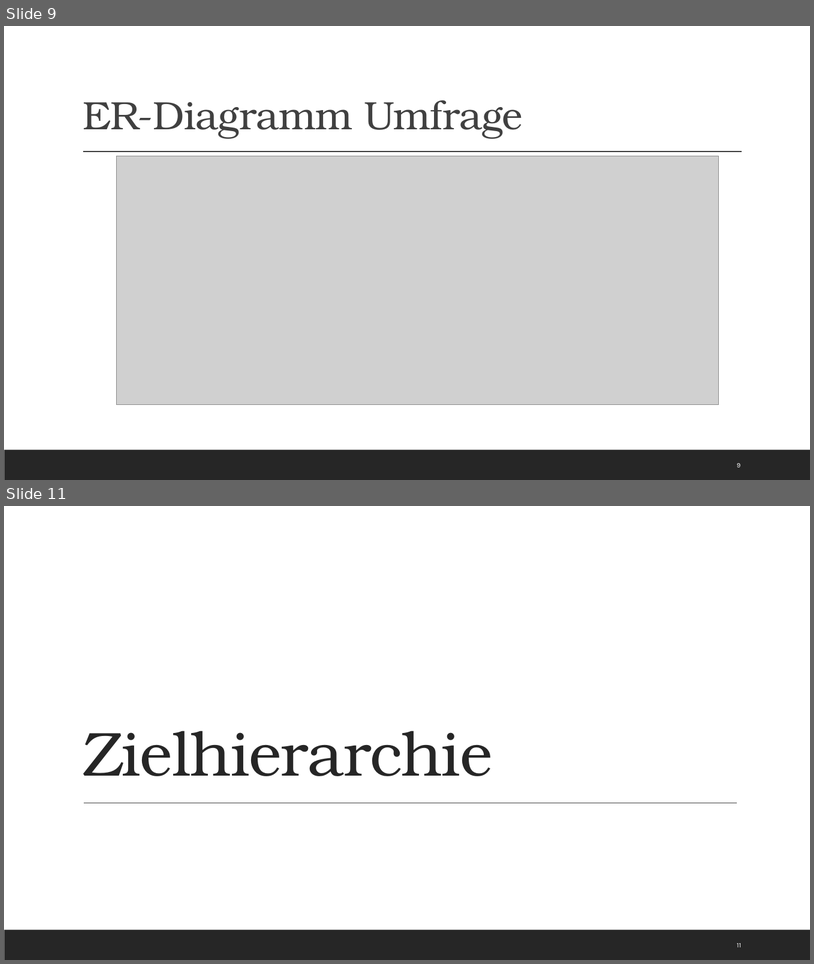
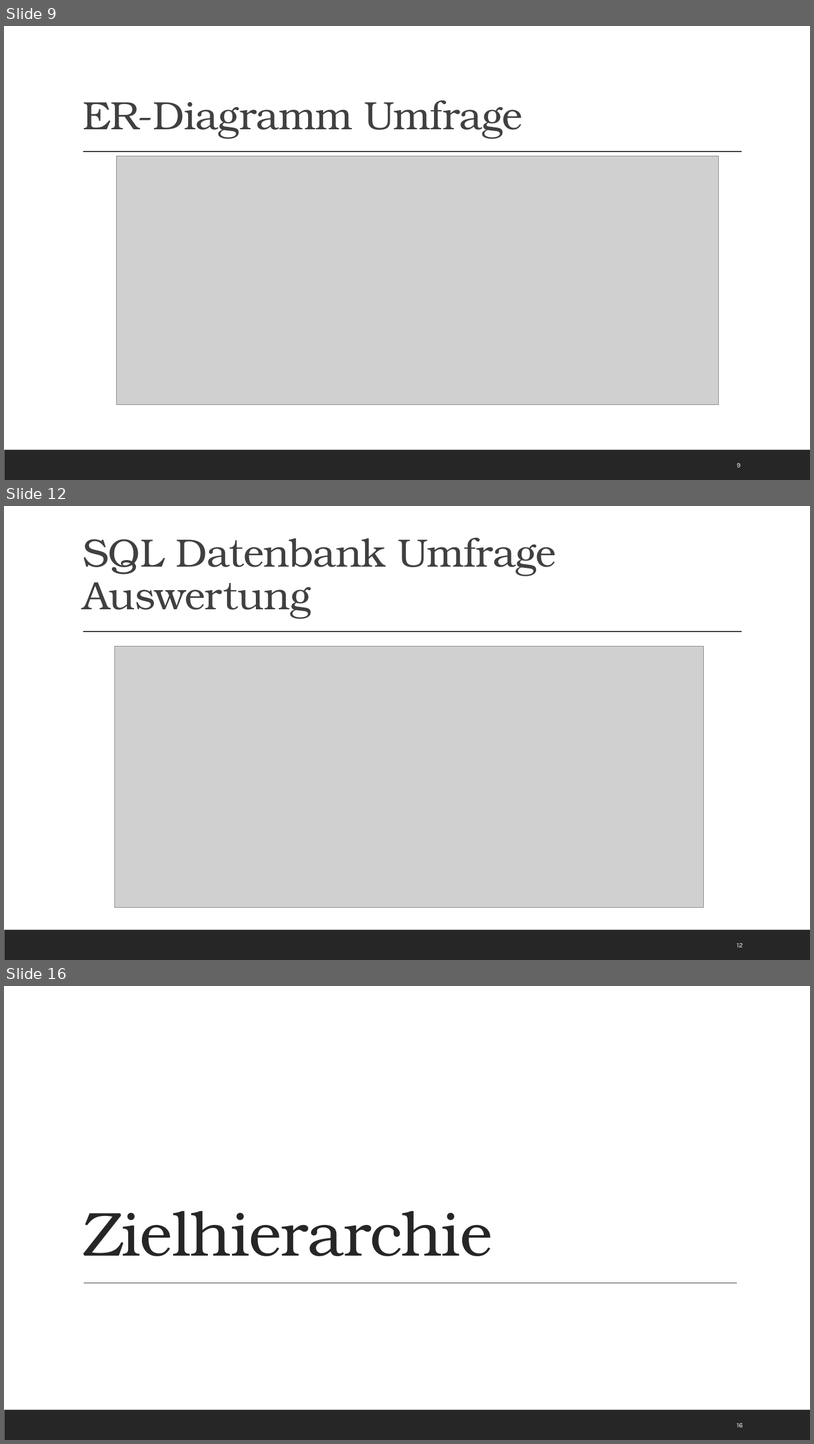
Before and after one commit to Kplacken/EPWS2020SerttasPlackenhohn, a slide deck: Audits/Audit 4/WS2020_SerttasPlackenhohn_Audit4.pptx. Shown one above the other, each under a label of ours: slides 9 and 11 before the commit, slides 9, 12 and 16 after it; the slides between them are not shown. The pictures are 814x964 and 814x1444 pixels, drawn with LibreOffice and Linux fonts; fonts in the diff are those of the drawing; grey boxes stand for pictures. Boxes give left, top, right and bottom in pixels: in the first picture for what was removed or moved away, otherwise in the second. Text is boxed around its words. In the diff, an @@ line names an element or a change of style, - is before the commit and + after.

```diff
--- a/Audits/Audit 4/WS2020_SerttasPlackenhohn_Audit4.pptx
+++ b/Audits/Audit 4/WS2020_SerttasPlackenhohn_Audit4.pptx
@@ slide 12 added at (4, 506, 810, 960), background #FFFFFF; not listed: 2 template elements that a slide beside it also shows @@
@@ title added at (83, 537, 556, 619), 47 pt, text #404040 @@
+SQL Datenbank Umfrage Auswertung
@@ picture added at (115, 646, 704, 907) @@
@@ page number added at (737, 943, 743, 947), 8 pt, text #FFFFFF @@
+12
@@ what was slide 11 is now slide 16 @@
@@ page number at (737, 1423, 743, 1427): text changed @@
-11
+16
```
Also in this commit, not shown: 4 slides changed, 4 other slides added.
